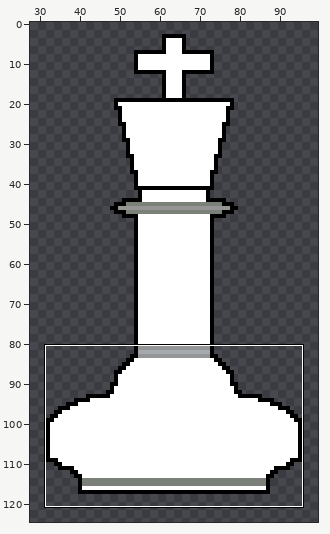
A pixel-art file gets an edit: aseprite/King_White.aseprite. Above, an overview of the earlier version with the close-up marked.
Close-up. Before:
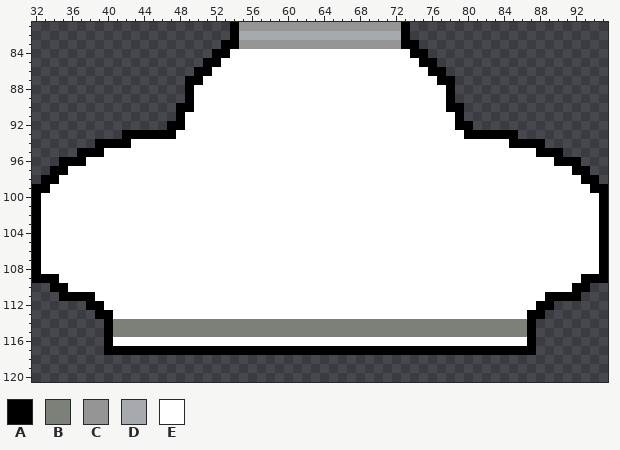
128x128 pixels, 1 frame. Shown: x 32..95, y 81..120. The wide view leaves out empty margins. The commit also changed other parts of the picture, which this record leaves out.
Palette (. is transparent): A #000000  B #7b8178  C #969595  D #a6a9ad  E #ffffff
Pixels before (only the part around the change), first column x 32:
 81 ......................ACCCCCCCCCCCCCCCCCCA......................
 82 ......................ADDDDDDDDDDDDDDDDDDA......................
 83 .....................AACCCCCCCCCCCCCCCCCCAA.....................
 84 ....................AAEEEEEEEEEEEEEEEEEEEEAA....................
 85 ...................AAEEEEEEEEEEEEEEEEEEEEEEAA...................
 86 ..................AAEEEEEEEEEEEEEEEEEEEEEEEEAA..................
 87 .................AAEEEEEEEEEEEEEEEEEEEEEEEEEEAA.................
 88 .................AEEEEEEEEEEEEEEEEEEEEEEEEEEEEA.................
 89 .................AEEEEEEEEEEEEEEEEEEEEEEEEEEEEA.................
 90 ................AAEEEEEEEEEEEEEEEEEEEEEEEEEEEEAA................
 91 ................AEEEEEEEEEEEEEEEEEEEEEEEEEEEEEEA................
 92 ...............AAEEEEEEEEEEEEEEEEEEEEEEEEEEEEEEAA...............
 93 ..........AAAAAAEEEEEEEEEEEEEEEEEEEEEEEEEEEEEEEEAAAAAA..........
 94 .......AAAAEEEEEEEEEEEEEEEEEEEEEEEEEEEEEEEEEEEEEEEEEEAAAA.......
 95 .....AAAEEEEEEEEEEEEEEEEEEEEEEEEEEEEEEEEEEEEEEEEEEEEEEEEAAA.....
 96 ...AAAEEEEEEEEEEEEEEEEEEEEEEEEEEEEEEEEEEEEEEEEEEEEEEEEEEEEAAA...
 97 ..AAEEEEEEEEEEEEEEEEEEEEEEEEEEEEEEEEEEEEEEEEEEEEEEEEEEEEEEEEAA..
 98 .AAEEEEEEEEEEEEEEEEEEEEEEEEEEEEEEEEEEEEEEEEEEEEEEEEEEEEEEEEEEAA.
 99 AAEEEEEEEEEEEEEEEEEEEEEEEEEEEEEEEEEEEEEEEEEEEEEEEEEEEEEEEEEEEEAA
100 AEEEEEEEEEEEEEEEEEEEEEEEEEEEEEEEEEEEEEEEEEEEEEEEEEEEEEEEEEEEEEEA
101 AEEEEEEEEEEEEEEEEEEEEEEEEEEEEEEEEEEEEEEEEEEEEEEEEEEEEEEEEEEEEEEA
102 AEEEEEEEEEEEEEEEEEEEEEEEEEEEEEEEEEEEEEEEEEEEEEEEEEEEEEEEEEEEEEEA
103 AEEEEEEEEEEEEEEEEEEEEEEEEEEEEEEEEEEEEEEEEEEEEEEEEEEEEEEEEEEEEEEA
104 AEEEEEEEEEEEEEEEEEEEEEEEEEEEEEEEEEEEEEEEEEEEEEEEEEEEEEEEEEEEEEEA
105 AEEEEEEEEEEEEEEEEEEEEEEEEEEEEEEEEEEEEEEEEEEEEEEEEEEEEEEEEEEEEEEA
106 AEEEEEEEEEEEEEEEEEEEEEEEEEEEEEEEEEEEEEEEEEEEEEEEEEEEEEEEEEEEEEEA
107 AEEEEEEEEEEEEEEEEEEEEEEEEEEEEEEEEEEEEEEEEEEEEEEEEEEEEEEEEEEEEEEA
108 AEEEEEEEEEEEEEEEEEEEEEEEEEEEEEEEEEEEEEEEEEEEEEEEEEEEEEEEEEEEEEEA
109 AAAEEEEEEEEEEEEEEEEEEEEEEEEEEEEEEEEEEEEEEEEEEEEEEEEEEEEEEEEEEAAA
110 ..AAEEEEEEEEEEEEEEEEEEEEEEEEEEEEEEEEEEEEEEEEEEEEEEEEEEEEEEEEAA..
111 ...AAAAEEEEEEEEEEEEEEEEEEEEEEEEEEEEEEEEEEEEEEEEEEEEEEEEEEAAAA...
112 ......AAEEEEEEEEEEEEEEEEEEEEEEEEEEEEEEEEEEEEEEEEEEEEEEEEAA......
113 .......AAEEEEEEEEEEEEEEEEEEEEEEEEEEEEEEEEEEEEEEEEEEEEEEAA.......
114 ........ABBBBBBBBBBBBBBBBBBBBBBBBBBBBBBBBBBBBBBBBBBBBBBA........
115 ........ABBBBBBBBBBBBBBBBBBBBBBBBBBBBBBBBBBBBBBBBBBBBBBA........
116 ........AEEEEEEEEEEEEEEEEEEEEEEEEEEEEEEEEEEEEEEEEEEEEEEA........
117 ........AAAAAAAAAAAAAAAAAAAAAAAAAAAAAAAAAAAAAAAAAAAAAAAA........
118 ................................................................
119 ................................................................
120 ................................................................
And afterwards:
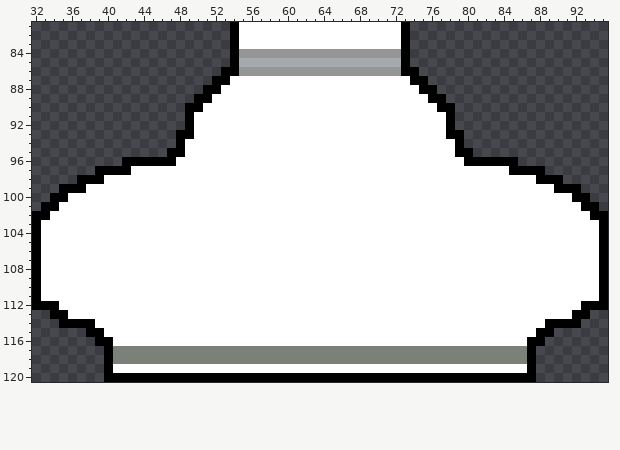
Edits made:
Changed rows in their new state; - is an unchanged pixel.
first column x 32:
 81 -----------------------EEEEEEEEEEEEEEEEEE-----------------------
 82 -----------------------EEEEEEEEEEEEEEEEEE-----------------------
 83 ---------------------.-EEEEEEEEEEEEEEEEEE-.---------------------
 84 --------------------..ACCCCCCCCCCCCCCCCCCA..--------------------
 85 -------------------...ADDDDDDDDDDDDDDDDDDA...-------------------
 86 ------------------...AACCCCCCCCCCCCCCCCCCAA...------------------
 87 -----------------...AA--------------------AA...-----------------
 88 -----------------..AA----------------------AA..-----------------
 89 -----------------.AA------------------------AA.-----------------
 90 ----------------.-A--------------------------A-.----------------
 91 ----------------.A----------------------------A.----------------
 92 ---------------..A----------------------------A..---------------
 93 ----------......AA----------------------------AA......----------
 94 -------.........A------------------------------A.........-------
 95 -----..........AA------------------------------AA..........-----
 96 ---.......AAAAAA--------------------------------AAAAAA.......---
 97 --.....AAAA------------------------------------------AAAA.....--
 98 -....AAA------------------------------------------------AAA....-
 99 ...AAA----------------------------------------------------AAA...
100 ..AA--------------------------------------------------------AA..
101 .AA----------------------------------------------------------AA.
102 -A------------------------------------------------------------A-
first column x 32:
109 -EE----------------------------------------------------------EE-
110 AEEE--------------------------------------------------------EEEA
111 AEEEEEE--------------------------------------------------EEEEEEA
112 AAAEEEEE------------------------------------------------EEEEEAAA
113 --AAEEEEE----------------------------------------------EEEEEAA--
114 ---AAAAEEEEEEEEEEEEEEEEEEEEEEEEEEEEEEEEEEEEEEEEEEEEEEEEEEAAAA---
115 ------AAEEEEEEEEEEEEEEEEEEEEEEEEEEEEEEEEEEEEEEEEEEEEEEEEAA------
116 -------A------------------------------------------------A-------
117 ---------BBBBBBBBBBBBBBBBBBBBBBBBBBBBBBBBBBBBBBBBBBBBBB---------
118 --------ABBBBBBBBBBBBBBBBBBBBBBBBBBBBBBBBBBBBBBBBBBBBBBA--------
119 --------AEEEEEEEEEEEEEEEEEEEEEEEEEEEEEEEEEEEEEEEEEEEEEEA--------
120 --------AAAAAAAAAAAAAAAAAAAAAAAAAAAAAAAAAAAAAAAAAAAAAAAA--------
Boxes around the changes in both close-ups, in picture pixels (x1, y1, x2, y2):
changed: (32, 22, 608, 220)
changed: (32, 274, 608, 382)
